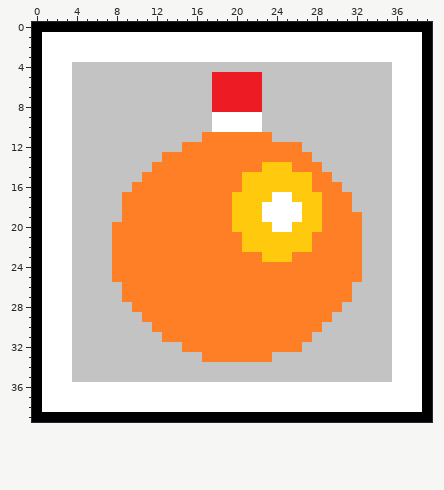
Two states of a pixel-art sprite, tetris/img/orange_boom.png. Above: the version before the commit.
The file is 40x40 pixels.
And afterwards:
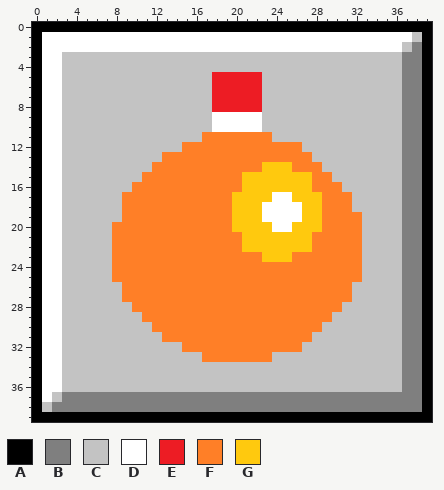
Palette (. is transparent): A #000000  B #7f7f7f  C #c3c3c3  D #ffffff  E #ed1c24  F #ff7f27  G #ffc90e
Diff:
@@ x 0..39 @@
  0 AAAAAAAAAAAAAAAAAAAAAAAAAAAAAAAAAAAAAAAA
- 1 ADDDDDDDDDDDDDDDDDDDDDDDDDDDDDDDDDDDDDDA
- 2 ADDDDDDDDDDDDDDDDDDDDDDDDDDDDDDDDDDDDDDA
- 3 ADDDDDDDDDDDDDDDDDDDDDDDDDDDDDDDDDDDDDDA
- 4 ADDDCCCCCCCCCCCCCCCCCCCCCCCCCCCCCCCCDDDA
- 5 ADDDCCCCCCCCCCCCCCEEEEECCCCCCCCCCCCCDDDA
- 6 ADDDCCCCCCCCCCCCCCEEEEECCCCCCCCCCCCCDDDA
- 7 ADDDCCCCCCCCCCCCCCEEEEECCCCCCCCCCCCCDDDA
- 8 ADDDCCCCCCCCCCCCCCEEEEECCCCCCCCCCCCCDDDA
- 9 ADDDCCCCCCCCCCCCCCDDDDDCCCCCCCCCCCCCDDDA
-10 ADDDCCCCCCCCCCCCCCDDDDDCCCCCCCCCCCCCDDDA
-11 ADDDCCCCCCCCCCCCCFFFFFFFCCCCCCCCCCCCDDDA
-12 ADDDCCCCCCCCCCCFFFFFFFFFFFFCCCCCCCCCDDDA
-13 ADDDCCCCCCCCCFFFFFFFFFFFFFFFCCCCCCCCDDDA
-14 ADDDCCCCCCCCFFFFFFFFFFFGGGFFFCCCCCCCDDDA
-15 ADDDCCCCCCCFFFFFFFFFFGGGGGGGFFCCCCCCDDDA
-16 ADDDCCCCCCFFFFFFFFFFFGGGGGGGFFFCCCCCDDDA
-17 ADDDCCCCCFFFFFFFFFFFGGGGDDGGGFFFCCCCDDDA
-18 ADDDCCCCCFFFFFFFFFFFGGGDDDDGGFFFCCCCDDDA
-19 ADDDCCCCCFFFFFFFFFFFGGGDDDDGGFFFFCCCDDDA
-20 ADDDCCCCFFFFFFFFFFFFGGGGDDGGGFFFFCCCDDDA
-21 ADDDCCCCFFFFFFFFFFFFFGGGGGGGFFFFFCCCDDDA
-22 ADDDCCCCFFFFFFFFFFFFFGGGGGGGFFFFFCCCDDDA
-23 ADDDCCCCFFFFFFFFFFFFFFFGGGFFFFFFFCCCDDDA
-24 ADDDCCCCFFFFFFFFFFFFFFFFFFFFFFFFFCCCDDDA
-25 ADDDCCCCFFFFFFFFFFFFFFFFFFFFFFFFFCCCDDDA
-26 ADDDCCCCCFFFFFFFFFFFFFFFFFFFFFFFCCCCDDDA
-27 ADDDCCCCCFFFFFFFFFFFFFFFFFFFFFFFCCCCDDDA
-28 ADDDCCCCCCFFFFFFFFFFFFFFFFFFFFFCCCCCDDDA
-29 ADDDCCCCCCCFFFFFFFFFFFFFFFFFFFCCCCCCDDDA
-30 ADDDCCCCCCCCFFFFFFFFFFFFFFFFFCCCCCCCDDDA
-31 ADDDCCCCCCCCCFFFFFFFFFFFFFFFCCCCCCCCDDDA
-32 ADDDCCCCCCCCCCCFFFFFFFFFFFFCCCCCCCCCDDDA
-33 ADDDCCCCCCCCCCCCCFFFFFFFCCCCCCCCCCCCDDDA
-34 ADDDCCCCCCCCCCCCCCCCCCCCCCCCCCCCCCCCDDDA
-35 ADDDCCCCCCCCCCCCCCCCCCCCCCCCCCCCCCCCDDDA
-36 ADDDDDDDDDDDDDDDDDDDDDDDDDDDDDDDDDDDDDDA
-37 ADDDDDDDDDDDDDDDDDDDDDDDDDDDDDDDDDDDDDDA
-38 ADDDDDDDDDDDDDDDDDDDDDDDDDDDDDDDDDDDDDDA
+ 1 ADDDDDDDDDDDDDDDDDDDDDDDDDDDDDDDDDDDDDCA
+ 2 ADDDDDDDDDDDDDDDDDDDDDDDDDDDDDDDDDDDDCBA
+ 3 ADDCCCCCCCCCCCCCCCCCCCCCCCCCCCCCCCCCCBBA
+ 4 ADDCCCCCCCCCCCCCCCCCCCCCCCCCCCCCCCCCCBBA
+ 5 ADDCCCCCCCCCCCCCCCEEEEECCCCCCCCCCCCCCBBA
+ 6 ADDCCCCCCCCCCCCCCCEEEEECCCCCCCCCCCCCCBBA
+ 7 ADDCCCCCCCCCCCCCCCEEEEECCCCCCCCCCCCCCBBA
+ 8 ADDCCCCCCCCCCCCCCCEEEEECCCCCCCCCCCCCCBBA
+ 9 ADDCCCCCCCCCCCCCCCDDDDDCCCCCCCCCCCCCCBBA
+10 ADDCCCCCCCCCCCCCCCDDDDDCCCCCCCCCCCCCCBBA
+11 ADDCCCCCCCCCCCCCCFFFFFFFCCCCCCCCCCCCCBBA
+12 ADDCCCCCCCCCCCCFFFFFFFFFFFFCCCCCCCCCCBBA
+13 ADDCCCCCCCCCCFFFFFFFFFFFFFFFCCCCCCCCCBBA
+14 ADDCCCCCCCCCFFFFFFFFFFFGGGFFFCCCCCCCCBBA
+15 ADDCCCCCCCCFFFFFFFFFFGGGGGGGFFCCCCCCCBBA
+16 ADDCCCCCCCFFFFFFFFFFFGGGGGGGFFFCCCCCCBBA
+17 ADDCCCCCCFFFFFFFFFFFGGGGDDGGGFFFCCCCCBBA
+18 ADDCCCCCCFFFFFFFFFFFGGGDDDDGGFFFCCCCCBBA
+19 ADDCCCCCCFFFFFFFFFFFGGGDDDDGGFFFFCCCCBBA
+20 ADDCCCCCFFFFFFFFFFFFGGGGDDGGGFFFFCCCCBBA
+21 ADDCCCCCFFFFFFFFFFFFFGGGGGGGFFFFFCCCCBBA
+22 ADDCCCCCFFFFFFFFFFFFFGGGGGGGFFFFFCCCCBBA
+23 ADDCCCCCFFFFFFFFFFFFFFFGGGFFFFFFFCCCCBBA
+24 ADDCCCCCFFFFFFFFFFFFFFFFFFFFFFFFFCCCCBBA
+25 ADDCCCCCFFFFFFFFFFFFFFFFFFFFFFFFFCCCCBBA
+26 ADDCCCCCCFFFFFFFFFFFFFFFFFFFFFFFCCCCCBBA
+27 ADDCCCCCCFFFFFFFFFFFFFFFFFFFFFFFCCCCCBBA
+28 ADDCCCCCCCFFFFFFFFFFFFFFFFFFFFFCCCCCCBBA
+29 ADDCCCCCCCCFFFFFFFFFFFFFFFFFFFCCCCCCCBBA
+30 ADDCCCCCCCCCFFFFFFFFFFFFFFFFFCCCCCCCCBBA
+31 ADDCCCCCCCCCCFFFFFFFFFFFFFFFCCCCCCCCCBBA
+32 ADDCCCCCCCCCCCCFFFFFFFFFFFFCCCCCCCCCCBBA
+33 ADDCCCCCCCCCCCCCCFFFFFFFCCCCCCCCCCCCCBBA
+34 ADDCCCCCCCCCCCCCCCCCCCCCCCCCCCCCCCCCCBBA
+35 ADDCCCCCCCCCCCCCCCCCCCCCCCCCCCCCCCCCCBBA
+36 ADDCCCCCCCCCCCCCCCCCCCCCCCCCCCCCCCCCCBBA
+37 ADCBBBBBBBBBBBBBBBBBBBBBBBBBBBBBBBBBBBBA
+38 ACBBBBBBBBBBBBBBBBBBBBBBBBBBBBBBBBBBBBBA
 39 AAAAAAAAAAAAAAAAAAAAAAAAAAAAAAAAAAAAAAAA
